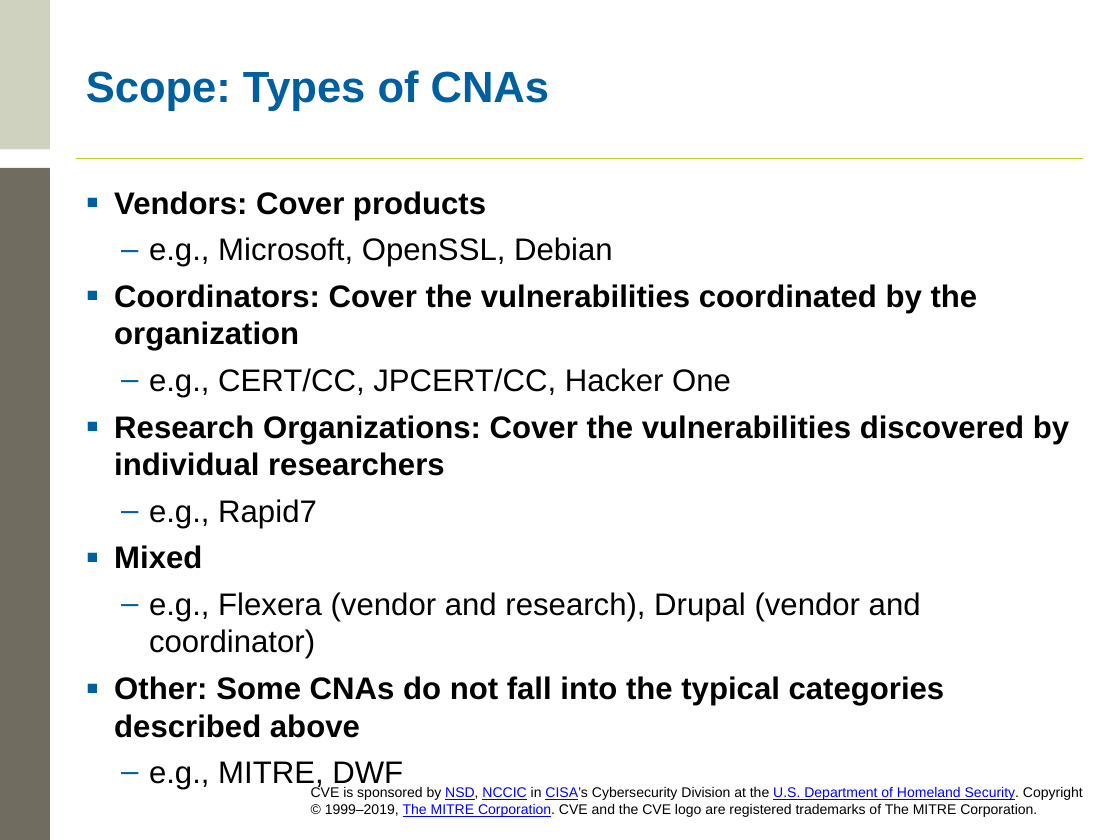
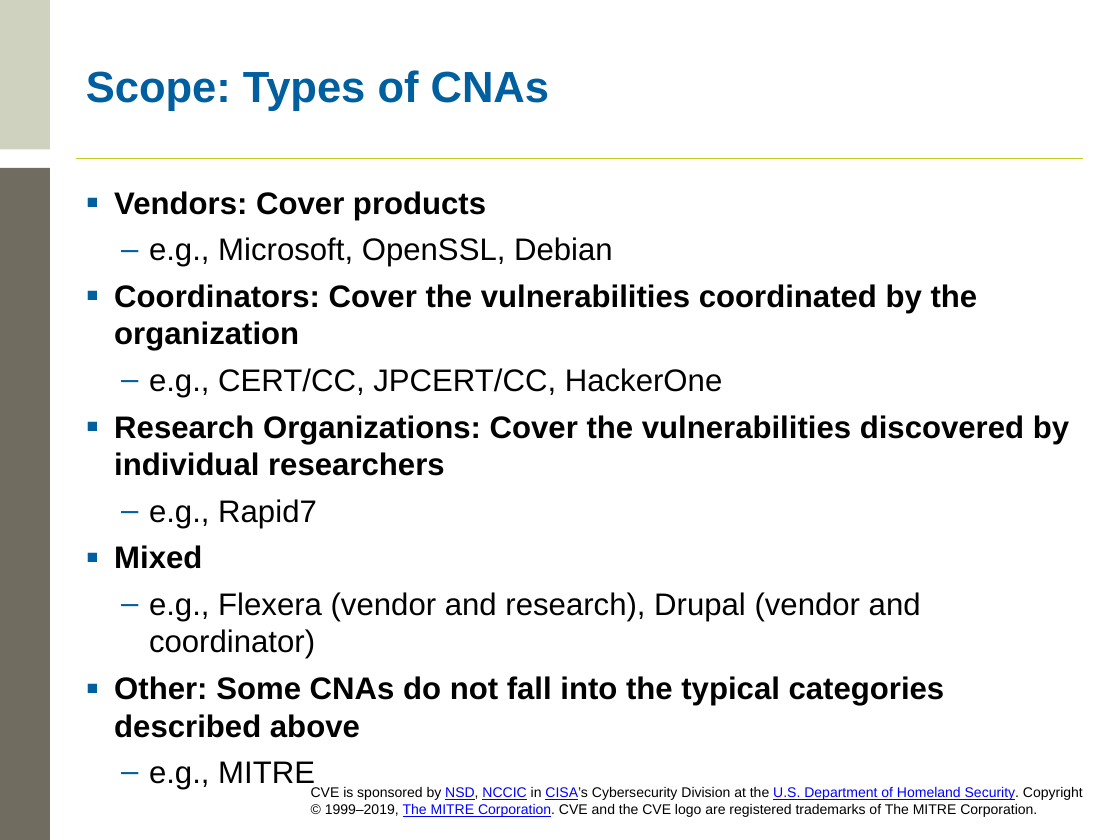
Before and after one commit to CVEProject/cveproject.github.io, a slide deck: slide 14 of docs/cna/Becoming_a_CNA.pptx. Drawn at 1120x840 pixels with LibreOffice and Linux fonts; fonts in the diff are those of the drawing; background and template pictures are left out. Boxes give left, top, right and bottom in pixels: in the first picture for what was removed or moved away, otherwise in the second. Text is boxed around its words. In the diff, an @@ line names an element or a change of style, - is before the commit and + after.

Commit message:
Upload Becoming_a_CNA.pptx
New template, Program Root terminology updates, other minor typos and fixes

```diff
--- a/docs/cna/Becoming_a_CNA.pptx
+++ b/docs/cna/Becoming_a_CNA.pptx
@@ text at (x1=149, y1=368, x2=723, y2=397): spaces changed @@
-  – e.g., CERT/CC, JPCERT/CC, Hacker One
+  – e.g., CERT/CC, JPCERT/CC, HackerOne
@@ text at (x1=149, y1=761, x2=315, y2=790): text changed @@
-  – e.g., MITRE, DWF
+  – e.g., MITRE
```
Also in this commit, not shown: 6 other slides changed.
